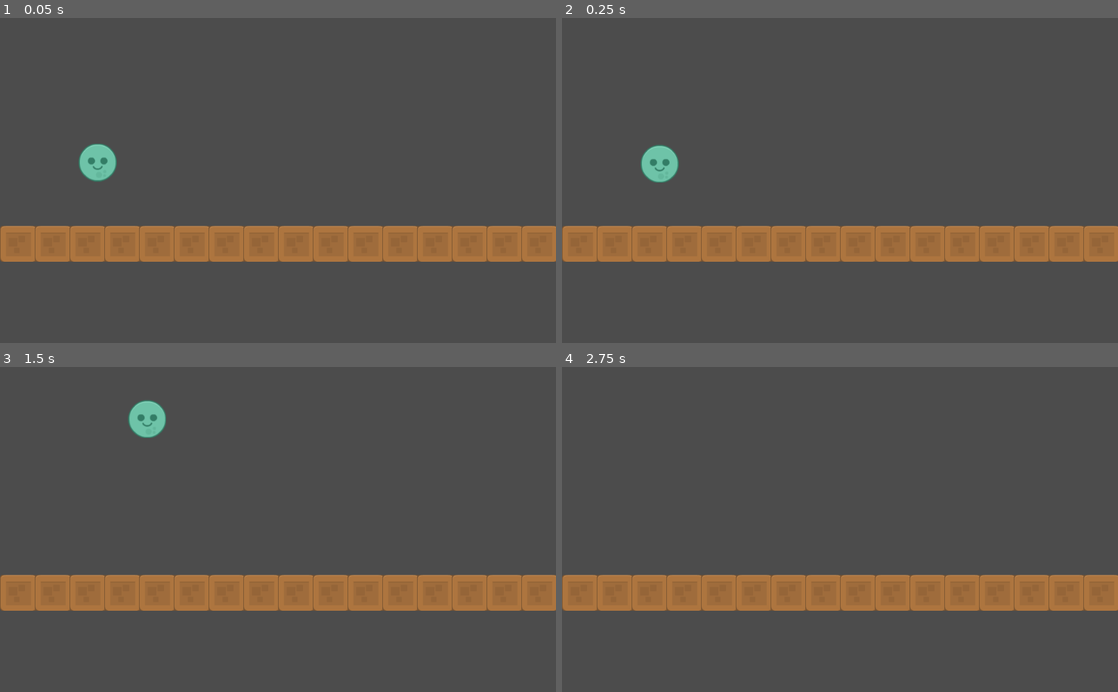
Above: before the commit, frames 1-4 (two rows, left to right).
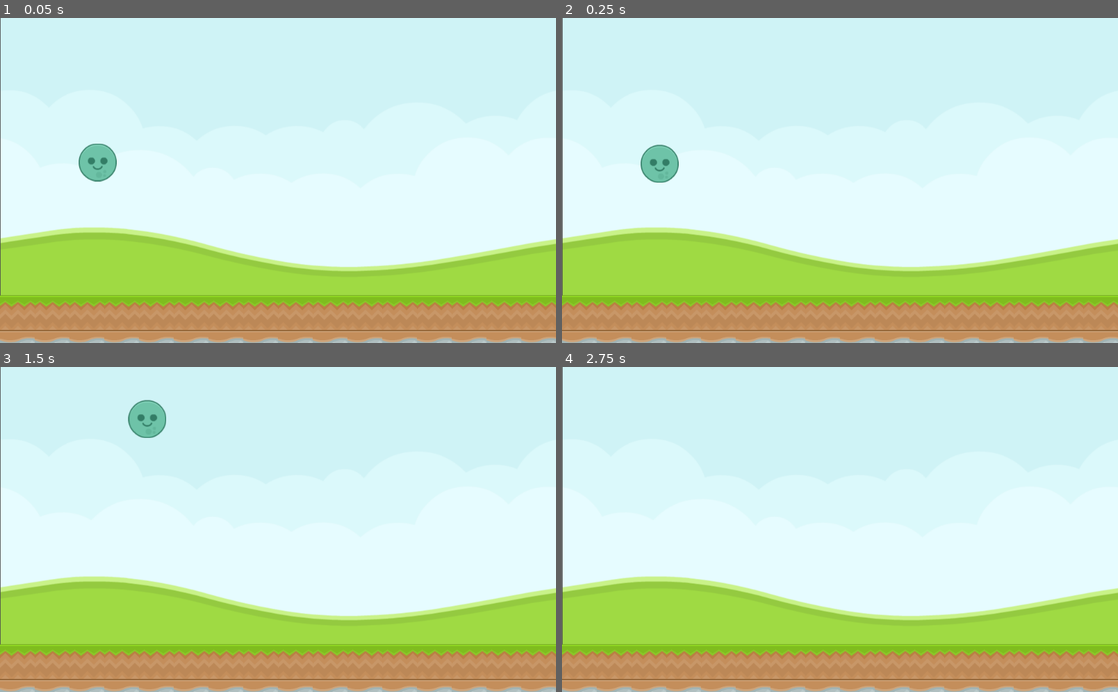
Above: after the commit, the same moments.

Repository: cpvanlue/P1-cpvanlue
Game: Godot game, scene res://src/Level.tscn
Same seed, same stepped clock (60 frames per second), same inputs: the game is played once before the commit and once after it.
Inputs:
- Up to frame 1 (0.05 s): no input
- Up to frame 2 (0.25 s): no input
- Up to frame 3 (1.5 s): tap Space (launch) at 0.6, 1.35 s
- Up to frame 4 (2.75 s): tap Space (launch) at 2.1 s

The runs differ from the first frame. In frame 1, 99% of the frame differs, in the area x 0-100%, y 0-100%; in frame 2, 99%; in frame 3, 99%; in frame 4, 100%.

Commit message:
Modifies floor and background artwork.

Diff:
--- a/project/src/Level.tscn
+++ b/project/src/Level.tscn
@@ -1,12 +1,21 @@
-[gd_scene load_steps=5 format=2]
+[gd_scene load_steps=10 format=2]
 
 [ext_resource path="res://src/Ball.tscn" type="PackedScene" id=1]
 [ext_resource path="res://assets/woodblock.png" type="Texture" id=2]
+[ext_resource path="res://assets/dirt.png" type="Texture" id=3]
+[ext_resource path="res://assets/grass.png" type="Texture" id=4]
+[ext_resource path="res://assets/colored_land.png" type="Texture" id=5]
 
-[sub_resource type="ConvexPolygonShape2D" id=2]
+[sub_resource type="ConvexPolygonShape2D" id=1]
 points = PoolVector2Array( 68, 66, 0, 66, 0, 0.531494, 68, 0.531494 )
 
-[sub_resource type="TileSet" id=1]
+[sub_resource type="ConvexPolygonShape2D" id=3]
+points = PoolVector2Array( 70, 69, 0, 69, 0, 2, 70, 2 )
+
+[sub_resource type="ConvexPolygonShape2D" id=4]
+points = PoolVector2Array( 72, 69, 3, 69, 0, 0, 72, 0 )
+
+[sub_resource type="TileSet" id=2]
 0/name = "woodblock.png 0"
 0/texture = ExtResource( 2 )
 0/tex_offset = Vector2( 0, 0 )
@@ -17,24 +26,70 @@
 0/navigation_offset = Vector2( 0, 0 )
 0/shape_offset = Vector2( 0, 0 )
 0/shape_transform = Transform2D( 1, 0, 0, 1, 0, 0 )
-0/shape = SubResource( 2 )
+0/shape = SubResource( 1 )
 0/shape_one_way = false
 0/shape_one_way_margin = 1.0
 0/shapes = [ {
 "autotile_coord": Vector2( 0, 0 ),
 "one_way": false,
 "one_way_margin": 1.0,
-"shape": SubResource( 2 ),
+"shape": SubResource( 1 ),
 "shape_transform": Transform2D( 1, 0, 0, 1, 0, 0 )
 } ]
 0/z_index = 0
+1/name = "grass.png 1"
+1/texture = ExtResource( 4 )
+1/tex_offset = Vector2( 0, 0 )
+1/modulate = Color( 1, 1, 1, 1 )
+1/region = Rect2( 2, 1, 68, 67 )
+1/tile_mode = 0
+1/occluder_offset = Vector2( 0, 0 )
+1/navigation_offset = Vector2( 0, 0 )
+1/shape_offset = Vector2( 0, 0 )
+1/shape_transform = Transform2D( 1, 0, 0, 1, 0, 0 )
+1/shape = SubResource( 3 )
+1/shape_one_way = false
+1/shape_one_way_margin = 1.0
+1/shapes = [ {
+"autotile_coord": Vector2( 0, 0 ),
+"one_way": false,
+"one_way_margin": 1.0,
+"shape": SubResource( 3 ),
+"shape_transform": Transform2D( 1, 0, 0, 1, 0, 0 )
+} ]
+1/z_index = 0
+2/name = "dirt.png 2"
+2/texture = ExtResource( 3 )
+2/tex_offset = Vector2( 0, 0 )
+2/modulate = Color( 1, 1, 1, 1 )
+2/region = Rect2( -1, 0, 72, 69 )
+2/tile_mode = 0
+2/occluder_offset = Vector2( 0, 0 )
+2/navigation_offset = Vector2( 0, 0 )
+2/shape_offset = Vector2( 0, 0 )
+2/shape_transform = Transform2D( 1, 0, 0, 1, 0, 0 )
+2/shape = SubResource( 4 )
+2/shape_one_way = false
+2/shape_one_way_margin = 1.0
+2/shapes = [ {
+"autotile_coord": Vector2( 0, 0 ),
+"one_way": false,
+"one_way_margin": 1.0,
+"shape": SubResource( 4 ),
+"shape_transform": Transform2D( 1, 0, 0, 1, 0, 0 )
+} ]
+2/z_index = 0
 
 [node name="Level" type="Node2D"]
+
+[node name="colored_land" type="Sprite" parent="."]
+position = Vector2( 513.261, 291.59 )
+texture = ExtResource( 5 )
 
 [node name="Ball" parent="." instance=ExtResource( 1 )]
 position = Vector2( 179.908, 266.457 )
 
 [node name="TileMap" type="TileMap" parent="."]
-tile_set = SubResource( 1 )
+tile_set = SubResource( 2 )
 format = 1
-tile_data = PoolIntArray( 393216, 0, 0, 393217, 0, 0, 393218, 0, 0, 393219, 0, 0, 393220, 0, 0, 393221, 0, 0, 393222, 0, 0, 393223, 0, 0, 393224, 0, 0, 393225, 0, 0, 393226, 0, 0, 393227, 0, 0, 393228, 0, 0, 393229, 0, 0, 393230, 0, 0, 393231, 0, 0 )
+tile_data = PoolIntArray( 524288, 1, 0, 524289, 1, 0, 524290, 1, 0, 524291, 1, 0, 524292, 1, 0, 524293, 1, 0, 524294, 1, 0, 524295, 1, 0, 524296, 1, 0, 524297, 1, 0, 524298, 1, 0, 524299, 1, 0, 524300, 1, 0, 524301, 1, 0, 524302, 1, 0, 524303, 1, 0, 589824, 2, 0, 589825, 2, 0, 589826, 2, 0, 589827, 2, 0, 589828, 2, 0, 589829, 2, 0, 589830, 2, 0, 589831, 2, 0, 589832, 2, 0, 589833, 2, 0, 589834, 2, 0, 589835, 2, 0, 589836, 2, 0, 589837, 2, 0, 589838, 2, 0, 589839, 2, 0 )
Binary file added: project/assets/colored_land.png
Not shown, added: project/assets/colored_land.png.import
Binary file added: project/assets/dirt.png
Not shown, added: project/assets/dirt.png.import
Binary file added: project/assets/grass.png
Not shown, added: project/assets/grass.png.import
